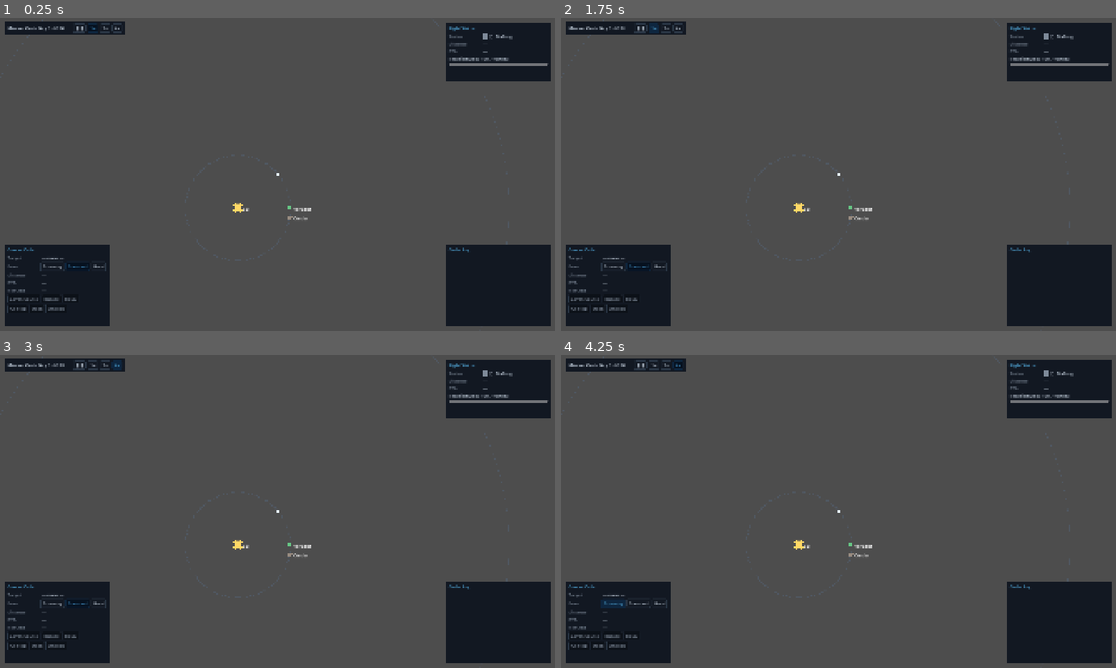
Above: before the commit, frames 1-4 (two rows, left to right).
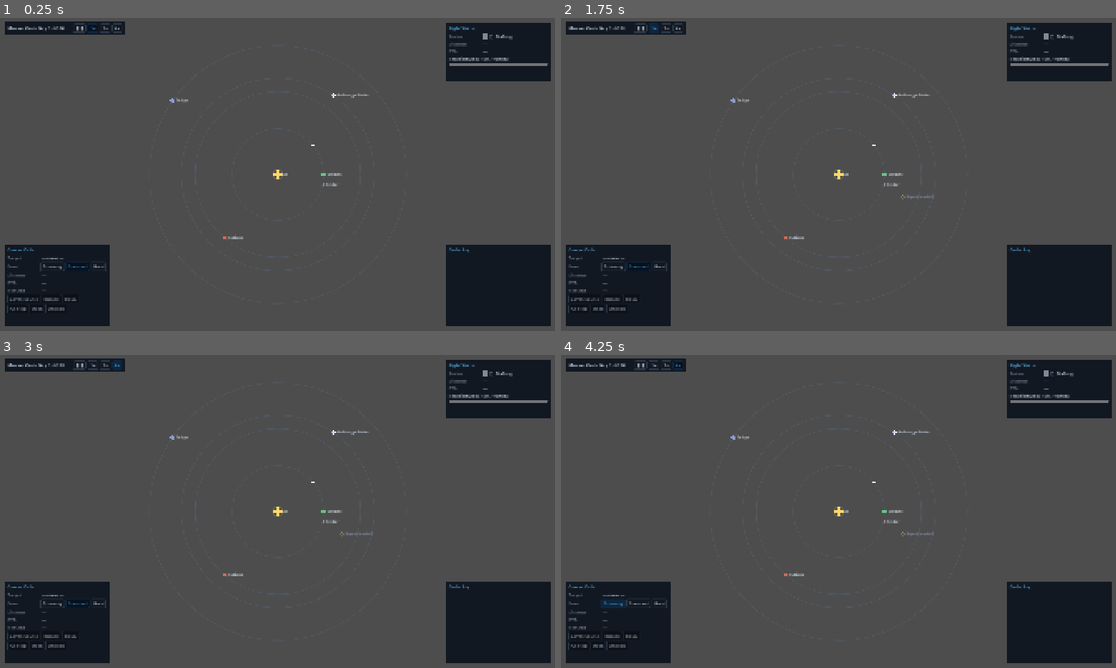
Above: after the commit, the same moments.

Repository: AndrewDrinkwater/farhorizon
Game: Godot game, scene res://src/ui/shell/main.tscn
Two runs of this game, one before a commit and one after it. Both use one fixed random seed, a clock stepped at 60 frames per second and the inputs below.
Inputs:
- Up to frame 1 (0.25 s): no input
- Up to frame 2 (1.75 s): click "❚❚" at 0.5 s; click "1×" at 1.25 s
- Up to frame 3 (3 s): click "2×" at 2 s; click "4×" at 2.75 s
- Up to frame 4 (4.25 s): click "Economy" at 3.5 s

The runs differ from the first frame. In frame 1, 0.3% of the frame differs, in the area x 30-67%, y 24-71%; in frame 2, 0.3%, in the area x 30-68%, y 24-71%; in frame 3, 0.3%; in frame 4, 0.3%.

Commit message:
Orrery Nav Plot render + moons + sensor contacts (α0.2 steps 2-6)
Screen-space OrreryView replaces the world-space map: whole 1->40 AU system on
one screen via OrreryProjection (log radius, exact bearing), moons clustered by
parent (project_child), ship + sampled/curved course line, screen-space picking.
SensorController wired into the shell (sim_tick segment check) -> ContactsState
-> orrery draws detected transients as a distinct blip glyph winking in/out.
Retired old world nodes (SystemView/BodyView/ShipView/OrbitRings/CourseLine) +
the camera/pan path. Verified via screenshots; 103/103 green.

Co-Authored-By: Claude Opus 4.8 (1M context) <noreply@anthropic.com>

Diff:
--- a/src/ui/shell/main.gd
+++ b/src/ui/shell/main.gd
@@ -1,12 +1,13 @@
 extends Node
 ## Terminal shell root (ADR 0006/0013). Boots the run and assembles the
-## persistent shell: the Nav Plot map (SystemView), the shell time controls, and
-## the active console (Helm) laid over it — clock always running and visible. The
-## debug overlay sits on top. Consoles are screen-fixed under a themed UI layer;
-## the map lives in world space behind it.
+## persistent shell: the Helm Nav Plot drawn as an orrery (ADR 0016), the shell
+## time controls, and the Helm console over it — clock always running and
+## visible. System-side logic (flight, sensors, save) are plain nodes that talk
+## via EventBus. The debug overlay sits on top.
 
 const TimeControlsScene := preload("res://src/ui/shell/time_controls.gd")
 const HelmConsoleScene := preload("res://src/ui/consoles/helm_console.gd")
+const OrreryViewScene := preload("res://src/world/orrery_view.gd")
 const DebugOverlay := preload("res://src/ui/components/debug_overlay.gd")
 
 ## Starting system until a save/new-game flow chooses one.
@@ -15,13 +16,13 @@
 
 func _ready() -> void:
 	_bootstrap_system()
-	add_child(FlightController.new())  # system side of flight; talks via EventBus
-	add_child(SaveController.new())    # F5 save / F9 load
-	_build_world()
+	add_child(FlightController.new())   # flight, via EventBus
+	add_child(SensorController.new())   # sensor detection, via EventBus
+	add_child(SaveController.new())     # F5 save / F9 load
 	_build_ui()
 	add_child(DebugOverlay.new())
 
-	print("[Far Horizon] boot — v%s, schema %d · system '%s' (Space=pause, [/]=speed, F3=debug, F5/F9=save/load, wheel=zoom, RMB=pan, C=recenter)" % [
+	print("[Far Horizon] boot — v%s, schema %d · system '%s' (Space=pause, [/]=speed, F3=debug, F5/F9=save/load)" % [
 		GameVersion.GAME_VERSION, GameVersion.SAVE_SCHEMA_VERSION, GameState.system.system_id,
 	])
 
@@ -39,18 +40,9 @@
 	GameState.ship.position = system.ship_start
 
 
-func _build_world() -> void:
-	var system := TypeRegistry.get_system(GameState.system.system_id)
-	if system == null:
-		return
-	var view := SystemView.new()
-	add_child(view)
-	view.build(system)
-
-
-## UI lives under a CanvasLayer + themed root Control so it stays screen-fixed
-## (the world Camera2D would otherwise pan/zoom it) and inherits the terminal
-## theme. The root ignores mouse so empty-space clicks reach the Nav Plot map.
+## UI under a CanvasLayer + themed root Control (screen-fixed, inherits the
+## terminal theme). The orrery Nav Plot is the back layer; the console + time
+## controls draw over it. The root ignores mouse so empty clicks reach the orrery.
 func _build_ui() -> void:
 	var layer := CanvasLayer.new()
 	add_child(layer)
@@ -61,6 +53,12 @@
 	root.theme = TerminalTheme.build()
 	layer.add_child(root)
 
+	var system := TypeRegistry.get_system(GameState.system.system_id)
+	if system != null:
+		var orrery := OrreryViewScene.new()
+		root.add_child(orrery)
+		orrery.build(system)
+
 	var time_controls := TimeControlsScene.new()
 	time_controls.position = Vector2(16.0, 12.0)
 	root.add_child(time_controls)
--- a/src/world/body_view.gd
+++ /dev/null
@@ -1,70 +0,0 @@
-class_name BodyView
-extends Node2D
-## Map marker for one BodyData (ADR 0005 — bodies never move). Shape encodes kind
-## (star = ringed disc, station = diamond, planet = disc) so type reads without
-## colour (ADR 0012); a tr() name label is always shown. At AU scale a real planet
-## would be sub-pixel, so the marker is drawn at a CONSTANT ON-SCREEN size by
-## cancelling the camera zoom — it's a map icon, not a to-scale body. Pure
-## presentation: reads authored data, never mutates state.
-
-const STAR_PX: float = 13.0
-const PLANET_PX: float = 7.0
-const STATION_PX: float = 7.0
-const SELECT_GAP_PX: float = 8.0
-
-var data: BodyData
-var _selected: bool = false
-
-
-func set_selected(selected: bool) -> void:
-	if _selected == selected:
-		return
-	_selected = selected
-	queue_redraw()
-
-
-func setup(p_data: BodyData) -> void:
-	data = p_data
-	position = data.position
-	var label := Label.new()
-	label.text = tr(data.name_key) if data.name_key != "" else data.id
-	label.position = Vector2(_marker_px() + 4.0, -9.0)  # local px (node is zoom-cancelled)
-	add_child(label)
-	queue_redraw()
-
-
-func _process(_delta: float) -> void:
-	# Cancel the camera zoom so the marker (drawn in px) stays a constant size.
-	var camera := get_viewport().get_camera_2d()
-	if camera != null and camera.zoom.x > 0.0:
-		scale = Vector2.ONE / camera.zoom.x
-
-
-func _draw() -> void:
-	if data == null:
-		return
-	if _selected:
-		draw_arc(Vector2.ZERO, _marker_px() + SELECT_GAP_PX, 0.0, TAU, 40, Palette.ACCENT, 1.5, true)
-	match data.kind:
-		BodyData.Kind.STAR:
-			draw_circle(Vector2.ZERO, STAR_PX, data.tint)
-			draw_arc(Vector2.ZERO, STAR_PX + 4.0, 0.0, TAU, 48, data.tint, 1.5, true)
-		BodyData.Kind.STATION:
-			var r := STATION_PX
-			var diamond := PackedVector2Array([
-				Vector2(0.0, -r), Vector2(r, 0.0), Vector2(0.0, r), Vector2(-r, 0.0), Vector2(0.0, -r),
-			])
-			draw_colored_polygon(diamond.slice(0, 4), data.tint)
-			draw_polyline(diamond, Color.WHITE, 1.0, true)
-		_:
-			draw_circle(Vector2.ZERO, PLANET_PX, data.tint)
-
-
-func _marker_px() -> float:
-	match data.kind:
-		BodyData.Kind.STAR:
-			return STAR_PX
-		BodyData.Kind.STATION:
-			return STATION_PX
-		_:
-			return PLANET_PX
--- a/src/world/course_line.gd
+++ /dev/null
@@ -1,50 +0,0 @@
-class_name CourseLine
-extends Node2D
-## Nav Plot course overlay (helm.md): a dashed line from the ship to its current
-## course target, with a destination marker, drawn while a course is laid in or
-## executing. Drawn in world space (it spans the real distance) but with widths
-## kept constant on-screen by dividing by the camera zoom. Presentation only.
-
-const WIDTH_PX: float = 2.0
-const DASH_PX: float = 10.0
-const MARKER_PX: float = 13.0
-
-## Set by SystemView so the line tracks the (interpolated) ship marker.
-var ship_view: Node2D
-
-
-func _process(_delta: float) -> void:
-	queue_redraw()
-
-
-func _draw() -> void:
-	var order: Dictionary = GameState.ship.current_order
-	if String(order.get("type", "")) != "course":
-		return
-	var body := _resolve_body(String(order.get("target_id", "")))
-	if body == null:
-		return
-	var inv_zoom := _inverse_zoom()
-	var from: Vector2 = ship_view.position if ship_view != null else GameState.ship.position
-	var to: Vector2 = body.position
-	draw_dashed_line(from, to, Palette.ACCENT, WIDTH_PX * inv_zoom, DASH_PX * inv_zoom)
-	draw_arc(to, MARKER_PX * inv_zoom, 0.0, TAU, 32, Palette.ACCENT, 1.5 * inv_zoom, true)
-
-
-func _inverse_zoom() -> float:
-	var camera := get_viewport().get_camera_2d()
-	if camera != null and camera.zoom.x > 0.0:
-		return 1.0 / camera.zoom.x
-	return 1.0
-
-
-func _resolve_body(target_id: String) -> BodyData:
-	if target_id == "":
-		return null
-	var system := TypeRegistry.get_system(GameState.system.system_id)
-	if system == null:
-		return null
-	for body: BodyData in system.bodies:
-		if body.id == target_id:
-			return body
-	return null
--- a/src/world/orbit_rings.gd
+++ /dev/null
@@ -1,44 +0,0 @@
-class_name OrbitRings
-extends Node2D
-## Faint concentric guide rings from the star at each body's orbital radius — the
-## chart structure that makes true-scale distances legible. Drawn in world space
-## (the rings are the real orbits) with a constant on-screen line width. Pure
-## presentation; reads authored data, never mutates state.
-
-const COLOR: Color = Color(0.35, 0.45, 0.58, 0.30)
-const WIDTH_PX: float = 1.0
-const SEGMENTS: int = 192
-
-var _system: SystemData
-var _star_pos: Vector2 = Vector2.ZERO
-
-
-func setup(system: SystemData) -> void:
-	_system = system
-	for body: BodyData in system.bodies:
-		if body.kind == BodyData.Kind.STAR:
-			_star_pos = body.position
-			break
-	queue_redraw()
-
-
-func _process(_delta: float) -> void:
-	queue_redraw()  # line width tracks the camera zoom
-
-
-func _draw() -> void:
-	if _system == null:
-		return
-	var width := WIDTH_PX * _inverse_zoom()
-	for body: BodyData in _system.bodies:
-		if body.kind == BodyData.Kind.STAR:
-			continue
-		var radius := body.position.distance_to(_star_pos)
-		draw_arc(_star_pos, radius, 0.0, TAU, SEGMENTS, COLOR, width, true)
-
-
-func _inverse_zoom() -> float:
-	var camera := get_viewport().get_camera_2d()
-	if camera != null and camera.zoom.x > 0.0:
-		return 1.0 / camera.zoom.x
-	return 1.0
--- /dev/null
+++ b/src/world/orrery_view.gd
@@ -0,0 +1,218 @@
+class_name OrreryView
+extends Node2D
+## The Helm Nav Plot, drawn as an orrery (ADR 0016/0018): a screen-space
+## instrument that projects the system's real positions through OrreryProjection
+## — radius log-compressed onto rings, bearing exact — so the whole system reads
+## on one screen. Charted bodies (incl. moons) always shown; transient contacts
+## shown only while detected (ADR 0017). Clicking a charted body targets it
+## (emits nav_target_selected). Presentation only — reads state, never mutates.
+
+const STAR_PX := 11.0
+const PLANET_PX := 7.0
+const MOON_PX := 4.5
+const STATION_PX := 7.0
+const CONTACT_PX := 6.0
+const SELECT_GAP_PX := 7.0
+const LABEL_SIZE := 13
+const PICK_PX := 22.0
+const COURSE_SAMPLES := 20
+const RING_COLOR := Color(0.35, 0.45, 0.58, 0.30)
+const SHIP_TINT := Color(0.9, 0.95, 1.0)
+
+var _system: SystemData
+var _params: OrreryParams
+var _star_pos: Vector2 = Vector2.ZERO
+var _by_id: Dictionary = {}        # id -> BodyData
+var _selected_id: String = ""
+var _font: Font
+
+
+func build(system: SystemData) -> void:
+	_system = system
+	_font = ThemeDB.fallback_font
+	for body: BodyData in system.bodies:
+		_by_id[body.id] = body
+		if body.kind == BodyData.Kind.STAR:
+			_star_pos = body.position
+	_rebuild_params()
+	EventBus.nav_target_selected.connect(_on_target_selected)
+	EventBus.contact_detected.connect(_on_contacts_changed.unbind(1))
+	EventBus.contact_lost.connect(_on_contacts_changed.unbind(1))
+
+
+func _rebuild_params() -> void:
+	var vp := get_viewport_rect().size
+	_params = OrreryParams.new()
+	_params.center = vp * 0.5
+	_params.ring_inner = 64.0
+	_params.ring_outer = minf(vp.x, vp.y) * 0.42
+
+
+func _process(_delta: float) -> void:
+	queue_redraw()  # ship moves; contacts wink; cheap (one instrument)
+
+
+func _on_target_selected(target_id: String) -> void:
+	_selected_id = target_id
+
+
+func _on_contacts_changed() -> void:
+	queue_redraw()
+
+
+# --- Projection ---
+
+## id -> projected screen position for every charted body (moons via the parent).
+func _project_bodies() -> Dictionary:
+	var proj: Dictionary = {}
+	for body: BodyData in _system.bodies:
+		if body.kind != BodyData.Kind.MOON:
+			proj[body.id] = OrreryProjection.project(body.position - _star_pos, _params)
+	for body: BodyData in _system.bodies:
+		if body.kind == BodyData.Kind.MOON:
+			var parent: BodyData = _by_id.get(body.parent_id, null)
+			var parent_proj: Vector2 = proj.get(body.parent_id, _params.center)
+			var parent_pos: Vector2 = parent.position if parent != null else _star_pos
+			proj[body.id] = OrreryProjection.project_child(body.position - parent_pos, parent_proj, _params)
+	return proj
+
+
+func _project_real(real_pos: Vector2) -> Vector2:
+	return OrreryProjection.project(real_pos - _star_pos, _params)
+
+
+# --- Draw ---
+
+func _draw() -> void:
+	if _system == null:
+		return
+	var proj := _project_bodies()
+	_draw_rings(proj)
+	_draw_course()
+	for body: BodyData in _system.bodies:
+		_draw_body(body, proj[body.id])
+	_draw_contacts()
+	_draw_ship()
+
+
+func _draw_rings(proj: Dictionary) -> void:
+	for body: BodyData in _system.bodies:
+		if body.kind == BodyData.Kind.STAR or body.kind == BodyData.Kind.MOON:
+			continue
+		var radius: float = (proj[body.id] - _params.center).length()
+		draw_arc(_params.center, radius, 0.0, TAU, 96, RING_COLOR, 1.0, true)
+
+
+func _draw_body(body: BodyData, at: Vector2) -> void:
+	if body.id == _selected_id:
+		draw_arc(at, _marker_px(body.kind) + SELECT_GAP_PX, 0.0, TAU, 32, Palette.ACCENT, 1.5, true)
+	match body.kind:
+		BodyData.Kind.STAR:
+			draw_circle(at, STAR_PX, body.tint)
+			draw_arc(at, STAR_PX + 4.0, 0.0, TAU, 40, body.tint, 1.5, true)
+		BodyData.Kind.STATION:
+			_draw_diamond(at, STATION_PX, body.tint, true)
+		BodyData.Kind.MOON:
+			draw_circle(at, MOON_PX, body.tint)
+		_:
+			draw_circle(at, PLANET_PX, body.tint)
+	_draw_label(at + Vector2(_marker_px(body.kind) + 4.0, 4.0), tr(body.name_key), Palette.TEXT)
+
+
+func _draw_contacts() -> void:
+	for contact: ContactData in _system.contacts:
+		if GameState.contacts.tier_of(contact.id) == Sensors.Tier.UNDETECTED:
+			continue
+		var at := _project_real(contact.position)
+		# Distinct from bodies: a hollow diamond with a centre dot (shape, not colour).
+		_draw_diamond(at, CONTACT_PX, contact.tint, false)
+		draw_circle(at, 1.5, contact.tint)
+		_draw_label(at + Vector2(CONTACT_PX + 4.0, 4.0), tr(contact.name_key), Palette.TEXT_DIM)
+
+
+func _draw_course() -> void:
+	var order: Dictionary = GameState.ship.current_order
+	if String(order.get("type", "")) != "course":
+		return
+	var target: BodyData = _by_id.get(String(order.get("target_id", "")), null)
+	if target == null:
+		return
+	var prev := _project_real(GameState.ship.position)
+	for i in range(1, COURSE_SAMPLES + 1):
+		var t := float(i) / float(COURSE_SAMPLES)
+		var p := _project_real(GameState.ship.position.lerp(target.position, t))
+		draw_line(prev, p, Palette.ACCENT, 1.5, true)
+		prev = p
+	draw_arc(_project_real(target.position), _marker_px(target.kind) + 5.0, 0.0, TAU, 24,
+		Palette.ACCENT, 1.0, true)
+
+
+func _draw_ship() -> void:
+	var at := _project_real(GameState.ship.position)
+	var facing := _ship_facing()
+	var fwd := Vector2.from_angle(facing)
+	var side := fwd.orthogonal()
+	var tri := PackedVector2Array([
+		at + fwd * 9.0, at - fwd * 6.0 + side * 6.0, at - fwd * 6.0 - side * 6.0,
+	])
+	draw_colored_polygon(tri, SHIP_TINT)
+
+
+func _ship_facing() -> float:
+	var order: Dictionary = GameState.ship.current_order
+	if String(order.get("type", "")) == "course":
+		var target: BodyData = _by_id.get(String(order.get("target_id", "")), null)
+		if target != null:
+			var dir := _project_real(target.position) - _project_real(GameState.ship.position)
+			if dir.length() > 0.5:
+				return dir.angle()
+	return GameState.ship.heading
+
+
+# --- Helpers ---
+
+func _draw_diamond(at: Vector2, r: float, color: Color, filled: bool) -> void:
+	var pts := PackedVector2Array([
+		at + Vector2(0.0, -r), at + Vector2(r, 0.0), at + Vector2(0.0, r), at + Vector2(-r, 0.0),
+	])
+	if filled:
+		draw_colored_polygon(pts, color)
+	var outline := pts + PackedVector2Array([at + Vector2(0.0, -r)])
+	draw_polyline(outline, Color.WHITE if filled else color, 1.0, true)
+
+
+func _draw_label(at: Vector2, text: String, color: Color) -> void:
+	draw_string(_font, at, text, HORIZONTAL_ALIGNMENT_LEFT, -1.0, LABEL_SIZE, color)
+
+
+func _marker_px(kind: int) -> float:
+	match kind:
+		BodyData.Kind.STAR:
+			return STAR_PX
+		BodyData.Kind.MOON:
+			return MOON_PX
+		_:
+			return PLANET_PX
+
+
+# --- Input (screen-space pick) ---
+
+func _unhandled_input(event: InputEvent) -> void:
+	if _system == null:
+		return
+	if event is InputEventMouseButton and event.pressed and event.button_index == MOUSE_BUTTON_LEFT:
+		var target := _body_at(get_viewport().get_mouse_position())
+		if target != "":
+			EventBus.nav_target_selected.emit(target)
+
+
+func _body_at(screen_pos: Vector2) -> String:
+	var proj := _project_bodies()
+	var nearest_id := ""
+	var nearest_px := PICK_PX
+	for id: String in proj:
+		var d := screen_pos.distance_to(proj[id])
+		if d <= nearest_px:
+			nearest_px = d
+			nearest_id = id
+	return nearest_id
--- a/src/world/ship_view.gd
+++ /dev/null
@@ -1,60 +0,0 @@
-class_name ShipView
-extends Node2D
-## The ship marker — a triangle at the ship's world position, pointed along its
-## heading. Reads GameState.ship (ADR 0002 binding); it never mutates.
-##
-## The authoritative position updates once per SimClock tick (FlightController) —
-## both along a course and around a holding orbit — and this view interpolates
-## between ticks for smooth motion (ADR 0004). Logic never reads the interpolated
-## value; only the rendered transform uses it.
-
-## Constant on-screen size (the node cancels the camera zoom, like BodyView).
-const SIZE: float = 13.0
-const TINT: Color = Color(0.9, 0.95, 1.0)
-
-## Render interpolation endpoints: where we were at the last tick, and the latest
-## authoritative position (re-read each frame so handler ordering can't matter).
-var _from: Vector2
-var _to: Vector2
-
-
-func _ready() -> void:
-	_to = GameState.ship.position
-	_from = _to
-	position = _to
-	EventBus.sim_tick.connect(_on_sim_tick)
-
-
-func _on_sim_tick(_tick: int) -> void:
-	# A tick advanced the authoritative position; interpolate from wherever we
-	# are now toward the new value over the coming tick interval.
-	_from = position
-
-
-func _process(_delta: float) -> void:
-	var camera := get_viewport().get_camera_2d()
-	if camera != null and camera.zoom.x > 0.0:
-		scale = Vector2.ONE / camera.zoom.x  # constant on-screen marker size
-
-	var ship: ShipState = GameState.ship
-	# Holding/docked: position is driven smoothly per-frame by the controller
-	# (the orbit), so read it directly rather than tick-interpolating.
-	if ship.location != Travel.Location.DEEP_SPACE:
-		position = ship.position
-		rotation = ship.heading
-		_from = position
-		_to = position
-		return
-	# Under way / drifting: interpolate the authoritative position between ticks.
-	_to = ship.position
-	position = _from.lerp(_to, clampf(SimClock.get_tick_fraction(), 0.0, 1.0))
-	rotation = ship.heading
-
-
-func _draw() -> void:
-	var nose := Vector2(SIZE, 0.0)
-	var wing := SIZE * 0.7
-	var tri := PackedVector2Array([
-		nose, Vector2(-SIZE * 0.6, -wing), Vector2(-SIZE * 0.6, wing),
-	])
-	draw_colored_polygon(tri, TINT)
--- a/src/world/system_view.gd
+++ /dev/null
@@ -1,116 +0,0 @@
-class_name SystemView
-extends Node2D
-## Builds the Helm Nav Plot: orbit rings, a static BodyView per body, the ship
-## marker, and a camera. Clicking a body selects it as the course target (ADR
-## 0013/0014) → emits EventBus.nav_target_selected. The camera follows the ship
-## but can be panned freely (right-drag) and re-centred; wheel to zoom. Bodies
-## sit at true AU distances, so the camera/markers carry the readability (see
-## BodyView / OrbitRings). Presentation only — never mutates state.
-
-const PIXELS_PER_WU: float = 1.0
-## Mouse-wheel zoom step (multiplicative), within CameraFit's bounds.
-const ZOOM_STEP: float = 1.12
-## Default view framed at start (wu radius around the ship): the inner system, so
-## the Sol↔1 AU layer reads well. Wheel/pan out for the far (40 AU) bodies. ~3 AU.
-const DEFAULT_VIEW_RADIUS_WU: float = 3000.0
-## Click tolerance in screen pixels (markers are a constant on-screen size).
-const PICK_PX: float = 20.0
-
-var _ship_view: ShipView
-var _camera: Camera2D
-var _system: SystemData
-var _body_views: Dictionary = {}  # id: String -> BodyView
-var _follow: bool = true  # camera tracks the ship until the player pans away
-
-
-func build(system: SystemData) -> void:
-	_system = system
-	scale = Vector2(PIXELS_PER_WU, PIXELS_PER_WU)
-
-	var rings := OrbitRings.new()
-	add_child(rings)
-	rings.setup(system)
-
-	for body: BodyData in system.bodies:
-		var view := BodyView.new()
-		add_child(view)
-		view.setup(body)
-		_body_views[body.id] = view
-
-	var course_line := CourseLine.new()
-	add_child(course_line)
-
-	_ship_view = ShipView.new()
-	add_child(_ship_view)
-	_ship_view.position = GameState.ship.position
-	course_line.ship_view = _ship_view
-
-	_camera = Camera2D.new()
-	_camera.position = GameState.ship.position
-	var zoom := CameraFit.fit_zoom(DEFAULT_VIEW_RADIUS_WU, get_viewport_rect().size)
-	_camera.zoom = Vector2(zoom, zoom)
-	add_child(_camera)
-	_camera.make_current()
-
-	EventBus.nav_target_selected.connect(_on_target_selected)
-	# Re-follow when a course is engaged, so travel stays in view.
-	EventBus.flight_state_changed.connect(_on_flight_state_changed)
-
-
-func _process(_delta: float) -> void:
-	if _follow and _camera != null and _ship_view != null:
-		_camera.position = _ship_view.position
-
-
-func _unhandled_input(event: InputEvent) -> void:
-	if _system == null:
-		return
-	if event.is_action_pressed("recenter_view"):
-		_follow = true
-		return
-	if event is InputEventMouseButton and event.pressed:
-		match event.button_index:
-			MOUSE_BUTTON_LEFT:
-				var target := _body_at(get_global_mouse_position())
-				if target != null:
-					EventBus.nav_target_selected.emit(target.id)
-			MOUSE_BUTTON_WHEEL_UP:
-				_apply_zoom(ZOOM_STEP)
-			MOUSE_BUTTON_WHEEL_DOWN:
-				_apply_zoom(1.0 / ZOOM_STEP)
-	elif event is InputEventMouseMotion and (event.button_mask & MOUSE_BUTTON_MASK_RIGHT) != 0:
-		# Right-drag pans the view (free look); stop following the ship.
-		_follow = false
-		_camera.position -= event.relative / _camera.zoom.x
-
-
-func _apply_zoom(factor: float) -> void:
-	if _camera == null:
-		return
-	var z := CameraFit.clamp_zoom(_camera.zoom.x * factor)
-	_camera.zoom = Vector2(z, z)
-
-
-func _on_flight_state_changed(state: int) -> void:
-	if state == FlightCore.State.ENGAGING:
-		_follow = true
-
-
-## Keep the map's highlight in sync with the selected target (single source).
-func _on_target_selected(target_id: String) -> void:
-	for id: String in _body_views:
-		_body_views[id].set_selected(id == target_id)
-
-
-func _body_at(world_pos: Vector2) -> BodyData:
-	# Pick in screen space: markers are a constant on-screen size, so a world-space
-	# tolerance would miss distant bodies when zoomed out.
-	var zoom: float = _camera.zoom.x if _camera != null else 1.0
-	var nearest: BodyData = null
-	var nearest_px := PICK_PX
-	for body: BodyData in _system.bodies:
-		var screen_dist := world_pos.distance_to(body.position) * zoom
-		if screen_dist <= nearest_px:
-			nearest_px = screen_dist
-			nearest = body
-	return nearest
Not shown, removed: src/world/body_view.gd.uid
Not shown, removed: src/world/course_line.gd.uid
Not shown, removed: src/world/orbit_rings.gd.uid
Not shown, added: src/world/orrery_view.gd.uid
Not shown, removed: src/world/ship_view.gd.uid
Not shown, removed: src/world/system_view.gd.uid
Not shown, changed: DEVLOG.md
